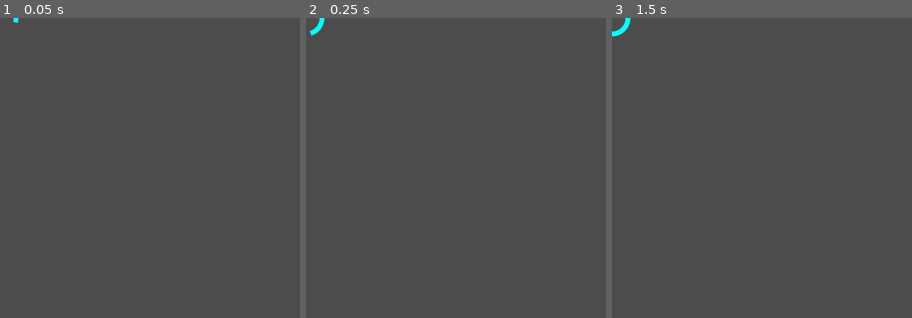
Above: before the commit, frames 1-3 (left to right).
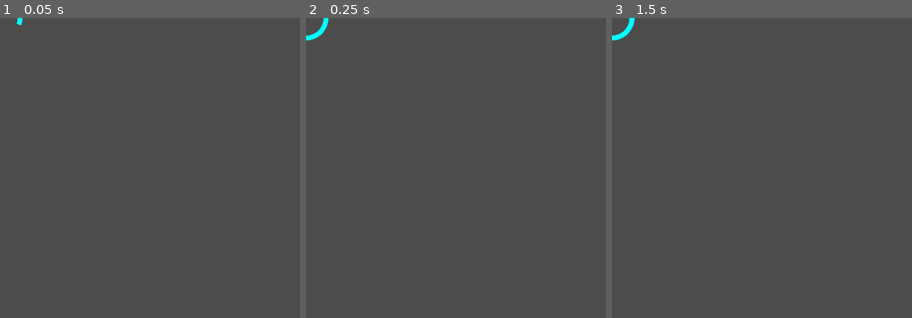
Above: after the commit, the same moments.

Repository: beroso/godot_tic_tac_toe
Game: Godot game, scene res://player_o.tscn
Two runs of this game, one before a commit and one after it. Both use one fixed random seed, a clock stepped at 60 frames per second and the inputs below. This scene is started directly instead of the project's main scene.
Inputs:
- Up to frame 1 (0.05 s): no input
- Up to frame 2 (0.25 s): no input
- Up to frame 3 (1.5 s): tap Enter at 1.25 s

The runs differ from the first frame. In frame 1, less than 0.1% of the frame differs, in the area x 4-8%, y 0-3%; in frame 2, 0.3%; in frame 3, 0.3%, in the area x 0-8%, y 0-8%.

Commit message:
Some adjusts on PlayerO animation

Diff:
--- a/player_o.gd
+++ b/player_o.gd
@@ -1,22 +1,26 @@
 tool
 extends Node2D
 
-var end_angle := 0.0
-export var draw_velocity := 5.0
+export var draw_velocity := 6.28
 export var radius := 16.0
 export var width := 4.0
 export var color := Color.aqua
 
-func _process(delta):
-	if end_angle < TAU:
-		end_angle += (delta * draw_velocity)
-		update()
-	elif Engine.editor_hint:
-		end_angle = 0.0
+var end_angle := 0.0
+
+func _process(delta) -> void:
+	if end_angle > TAU:
+		if Engine.editor_hint:
+			end_angle = 0.0
+		else:
+			set_process(false)
+		return
+	end_angle += (delta * draw_velocity)
+	update()
 
 
-func _draw():
+func _draw() -> void:
 	var start_angle := 0.0
 	var point_count := 60
 	var antialiased := true
-	draw_arc(Vector2.ZERO, radius, start_angle, end_angle, point_count, color, width, antialiased)
+	draw_arc(Vector2.ZERO, radius + width, start_angle, end_angle, point_count, color, width, antialiased)
